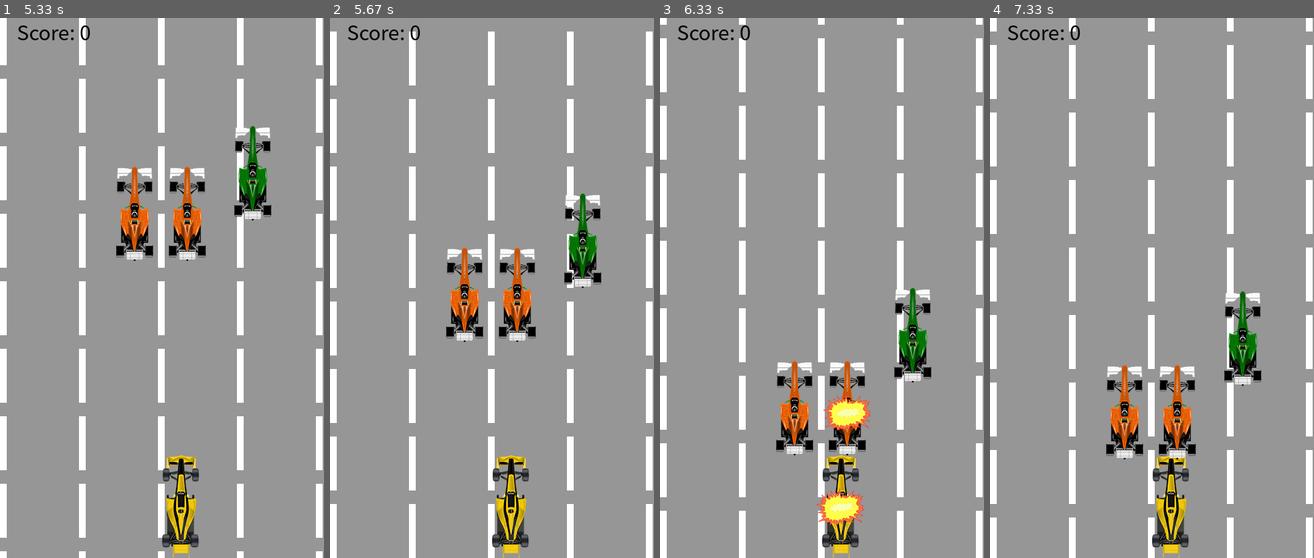
Above: before the commit, frames 1-4 (left to right).
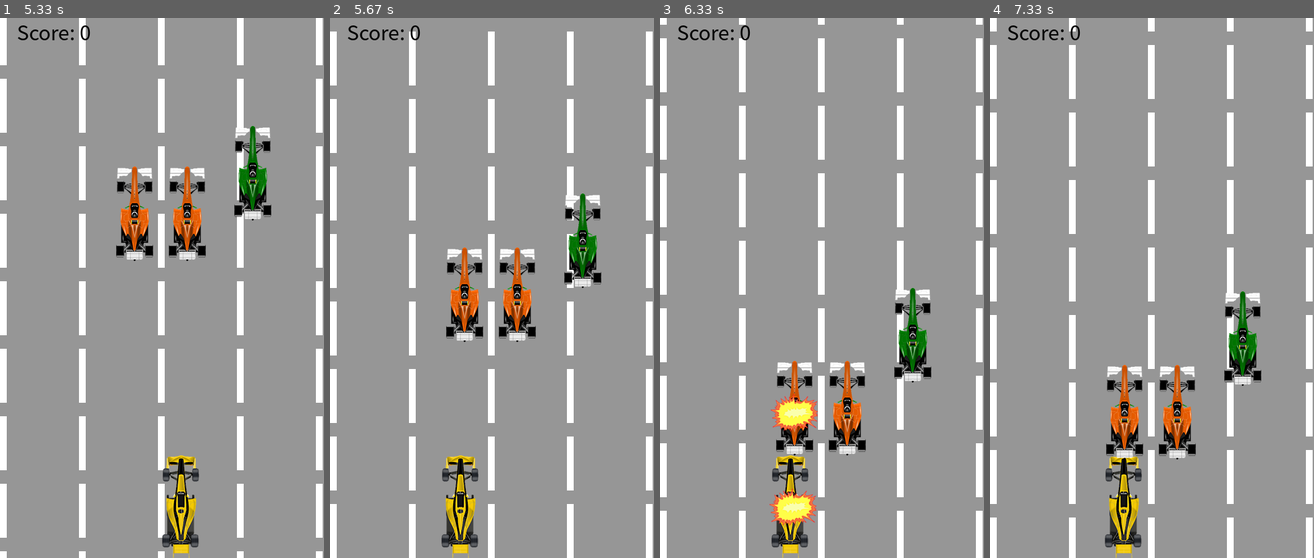
Above: after the commit, the same moments.

Repository: dhrjsfud0522/pygame
Game: pygame game, started from racing.py
Same seed, same stepped clock (60 frames per second), same inputs: the game is played once before the commit and once after it.
Inputs:
- Up to frame 1 (5.33 s): tap Space at 0.33 s; hold Down from 4.9 s (still down)
- Up to frame 2 (5.67 s): release Down at 5.37 s; hold Left from 5.4 s (still down)
- Up to frame 3 (6.33 s): release Left at 5.87 s; hold Right from 5.9 s (still down)
- Up to frame 4 (7.33 s): release Right at 6.37 s; tap Space at 6.73 s

Frame 1 is identical in both runs. In frame 2, 2.8% of the frame differs, in the area x 34-62%, y 81-100%; in frame 3, 4.5%, in the area x 33-65%, y 69-100%; in frame 4, 2.8%.

Commit message:
기부니가 좋아요

Diff:
--- a/racing.py
+++ b/racing.py
@@ -86,9 +86,9 @@
         self.y += self.dy
 
     def out_of_screen(self):
-        if self.x < 0 or sc_w - self.width > 0:
+        if self.x + self.width > sc_w or self.x < 0:
             self.x -= self.dx
-        if self.y < 0 or sc_h - self.height > 0:
+        if self.y + self.height > sc_h or self.y < 0:
             self.y -= self.dy
 
     def check_crash(self, car):
@@ -138,6 +138,7 @@
             if self.menu_on:
                 if event.type == pygame.KEYDOWN:
                     if event.key == pygame.K_SPACE:
+
                         pygame.mixer.music.play(-1)
                         pygame.mouse.set_visible(False)
                         self.score = 0
